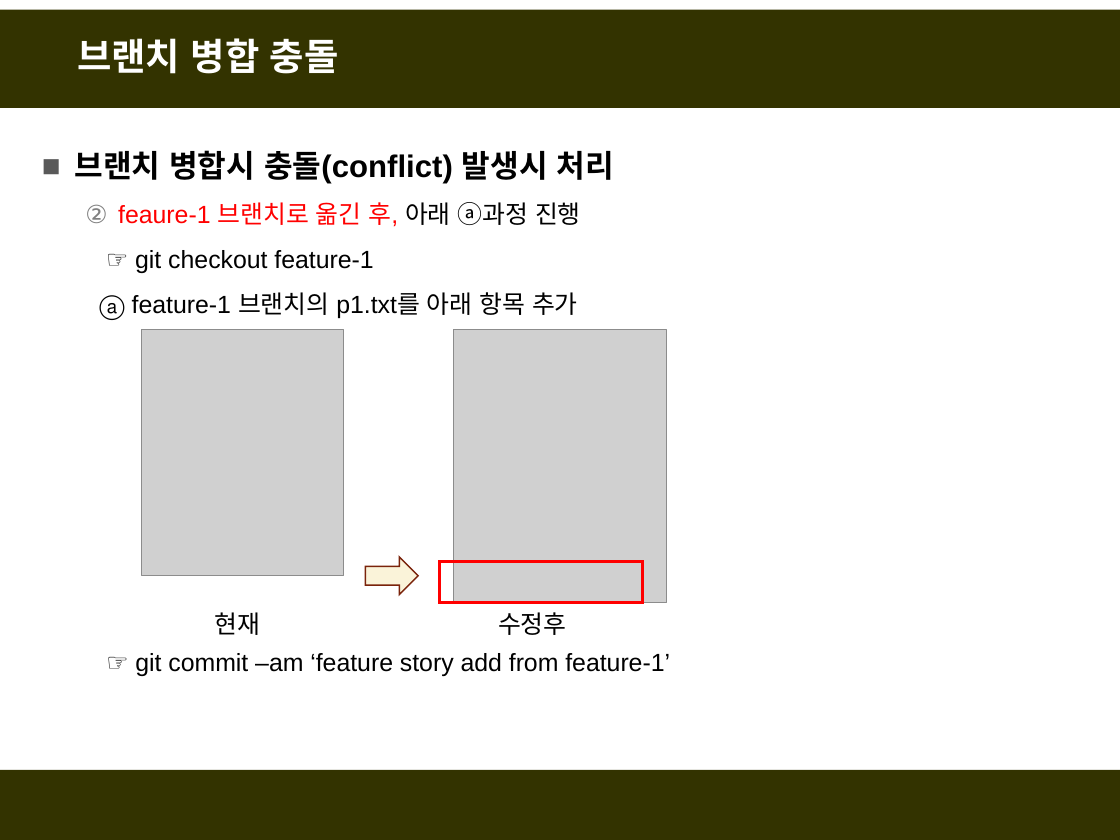
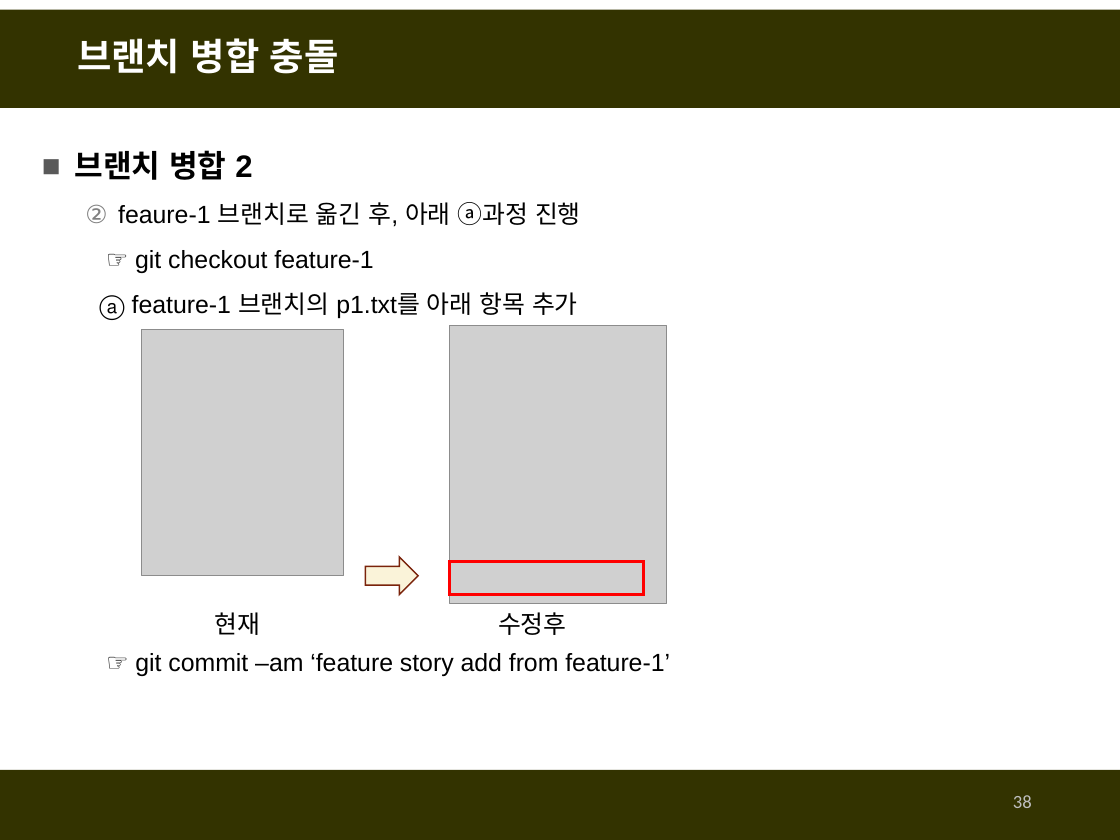
Before and after one commit to fasthill/github-lecture, a slide deck: slide 38 of git및github첫걸음.pptx (slide 37 before the commit). Drawn at 1120x840 pixels with LibreOffice and Linux fonts; fonts in the diff are those of the drawing; grey boxes stand for pictures. Boxes give left, top, right and bottom in pixels: in the first picture for what was removed or moved away, otherwise in the second. Text is boxed around its words. In the diff, an @@ line names an element or a change of style, - is before the commit and + after.

```diff
--- a/git및github첫걸음.pptx
+++ b/git및github첫걸음.pptx
@@ text at [75, 150, 226, 223]: text changed @@
-■ 브랜치 병합시 충돌(conflict) 발생시 처리
+■ 브랜치 병합 2
@@ text at [118, 202, 581, 227]: text colour #FF0000 to #000000 in "feaure-1 브랜치로 옮긴 후," @@
@@ picture: place and size @@
-picture at [454, 329, 668, 603]
+picture at [449, 325, 666, 604]
@@ rectangle: place and size @@
-rectangle at [440, 561, 643, 603]
+rectangle at [449, 561, 644, 594]
@@ page number added at [1013, 795, 1032, 808], 12 pt, text #BFBFBF @@
+38
```
Also in this commit, not shown: 61 other slides changed, 5 slides added.
